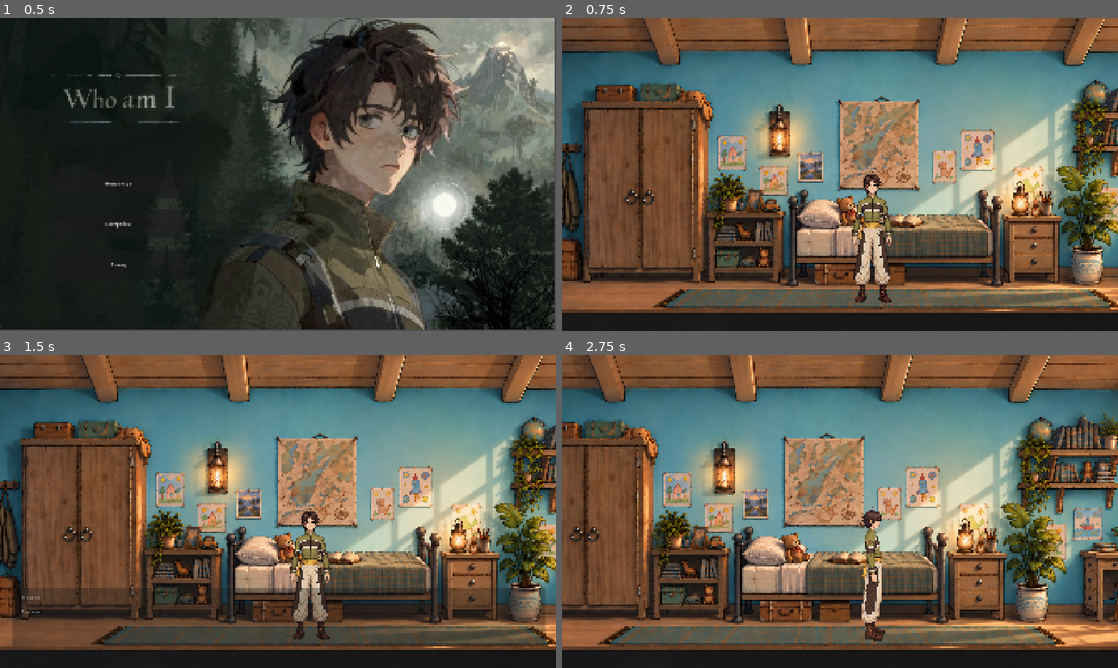
Above: before the commit, frames 1-4 (two rows, left to right).
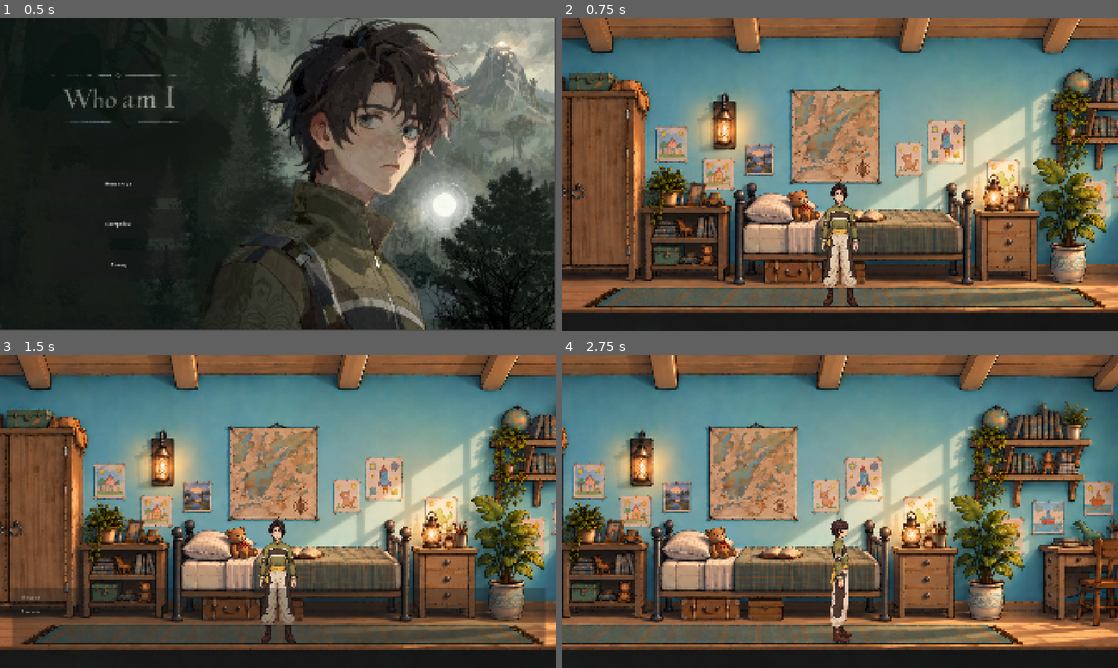
Above: after the commit, the same moments.

Repository: Alona674/WhoAmI
Game: Godot game, scene res://scenes/ui/MainMenu.tscn
Same seed, same stepped clock (60 frames per second), same inputs: the game is played once before the commit and once after it.
Inputs (mouse positions are in pixels of both pictures, inside the frame that each line leads up to):
- Up to frame 1 (0.5 s): no input
- Up to frame 2 (0.75 s): click "Новая игра" at 0.5 s
- Up to frame 3 (1.5 s): tap Enter (ui_accept) at 1.25 s; move the mouse to (400, 495) at 1.27 s; hold D (move_right) from 1.28 s (still down); hold E (interact) from 1.28 s (still down); click (400, 495) at 1.42 s
- Up to frame 4 (2.75 s): keep holding D (move_right); tap Enter (ui_accept) at 1.52, 2.27 s; move the mouse to (728, 527) at 2.02 s; release E (interact) at 2.03 s; tap E (interact) at 2.1 s

Frame 1 is identical in both runs. In frame 2, 62% of the frame differs, in the area x 0-100%, y 0-95%; in frame 3, 60%; in frame 4, 69%.

Commit message:
Unify player scale across rooms

Diff:
--- a/scenes/characters/player.tscn
+++ b/scenes/characters/player.tscn
@@ -4,35 +4,34 @@
 [ext_resource type="Texture2D" uid="uid://oema56fwcf1y" path="res://art/characters/Michael_front.png" id="2_76oj4"]
 
 [sub_resource type="RectangleShape2D" id="RectangleShape2D_whf2s"]
-size = Vector2(370.00003, 1141.2501)
+size = Vector2(72, 270)
 
 [sub_resource type="RectangleShape2D" id="RectangleShape2D_v47ap"]
-size = Vector2(373.74997, 1146.2501)
+size = Vector2(150, 400)
 
 [node name="Player" type="CharacterBody2D" unique_id=32208314]
 z_index = 1
-scale = Vector2(0.4, 0.4)
 script = ExtResource("1_yewv4")
 
 [node name="Sprite2D" type="Sprite2D" parent="." unique_id=110808135]
-position = Vector2(280, 542.50006)
-scale = Vector2(0.71728516, 0.7734375)
+position = Vector2(0, -150)
+scale = Vector2(0.18, 0.195)
 texture = ExtResource("2_76oj4")
 
 [node name="CollisionShape2D" type="CollisionShape2D" parent="." unique_id=1510550749]
-position = Vector2(287.5, 549.99994)
-scale = Vector2(0.9999997, 0.9999997)
+position = Vector2(0, -150)
 shape = SubResource("RectangleShape2D_whf2s")
 
 [node name="InteractionArea" type="Area2D" parent="." unique_id=1163850667]
 
 [node name="CollisionShape2D" type="CollisionShape2D" parent="InteractionArea" unique_id=206142140]
-position = Vector2(292.5, 547.5)
-scale = Vector2(0.99999976, 0.99999976)
+position = Vector2(0, -200)
 shape = SubResource("RectangleShape2D_v47ap")
 
 [node name="Camera2D" type="Camera2D" parent="." unique_id=380615917]
-limit_left = -374
-limit_top = 117
-limit_right = 2418
-limit_bottom = 1204
+position = Vector2(0, -270)
+zoom = Vector2(1.5, 1.5)
+limit_left = 0
+limit_top = 0
+limit_right = 2172
+limit_bottom = 724
--- a/scenes/rooms/bedroom.tscn
+++ b/scenes/rooms/bedroom.tscn
@@ -34,16 +34,17 @@
 size = Vector2(219, 726)
 
 [node name="Bedroom" type="Sprite2D" unique_id=576558266]
-position = Vector2(860, 455)
 script = ExtResource("1_thvn2")
 
 [node name="Background" type="Sprite2D" parent="." unique_id=815008149]
-position = Vector2(157.9094, 198.08923)
-scale = Vector2(1.3417742, 1.4303147)
 texture = ExtResource("2_63ydc")
+centered = false
 
 [node name="Player" parent="." unique_id=32208314 groups=["player"] instance=ExtResource("3_thvn2")]
-position = Vector2(0, 200)
+position = Vector2(1030.00000, 706.00000)
+left_limit = 80.0
+right_limit = 1995.0
+floor_y = 706.0
 
 [node name="CanvasLayer" type="CanvasLayer" parent="." unique_id=855424012]
 
@@ -55,6 +56,8 @@
 
 [node name="Teddy" type="Area2D" parent="." unique_id=2146307104]
 script = ExtResource("4_khs6t")
+position = Vector2(919.81299, 240.50654)
+scale = Vector2(0.74528, 0.69915)
 
 [node name="CollisionShape2D" type="CollisionShape2D" parent="Teddy" unique_id=229909424]
 position = Vector2(20, 324)
@@ -64,8 +67,8 @@
 script = ExtResource("7_v47ap")
 
 [node name="Mama" type="Area2D" parent="." unique_id=1098316269]
-position = Vector2(-392, 157.00003)
-scale = Vector2(0.419, 0.418)
+position = Vector2(627.66249, 350.27262)
+scale = Vector2(0.31227, 0.29224)
 script = ExtResource("8_ohr7v")
 
 [node name="Sprite2D" type="Sprite2D" parent="Mama" unique_id=140265819]
@@ -80,6 +83,8 @@
 
 [node name="Svetik" type="Area2D" parent="." unique_id=194835532]
 script = ExtResource("10_ispgn")
+position = Vector2(919.81299, 240.50654)
+scale = Vector2(0.74528, 0.69915)
 
 [node name="Sprite2D" type="Sprite2D" parent="Svetik" unique_id=1190584467]
 position = Vector2(264, 186.00003)
@@ -91,18 +96,20 @@
 shape = SubResource("RectangleShape2D_c3xs0")
 
 [node name="DoorClosed" type="Sprite2D" parent="." unique_id=1186904402]
-position = Vector2(-1295, 302.00003)
-scale = Vector2(0.47005215, 0.86482245)
+position = Vector2(-45.32705, 451.64891)
+scale = Vector2(0.35032, 0.60464)
 texture = SubResource("CompressedTexture2D_ispgn")
 
 [node name="DoorOpen" type="Sprite2D" parent="." unique_id=1414831390]
 visible = false
-position = Vector2(-653.875, 103.50001)
-scale = Vector2(0.4191081, 0.9033204)
+position = Vector2(432.49180, 312.86825)
+scale = Vector2(0.31235, 0.63155)
 texture = SubResource("CompressedTexture2D_thvn2")
 
 [node name="Teddy2" type="Area2D" parent="." unique_id=1340832972]
 script = ExtResource("12_c3xs0")
+position = Vector2(919.81299, 240.50654)
+scale = Vector2(0.74528, 0.69915)
 
 [node name="CollisionShape2D" type="CollisionShape2D" parent="Teddy2" unique_id=1176873310]
 position = Vector2(24, 334)
@@ -112,13 +119,15 @@
 script = ExtResource("12_uq8jf")
 target_scene = "uid://blpaawsoj6qqk"
 target_spawn_point = "CorridorEntryPoint"
+position = Vector2(919.81299, 240.50654)
+scale = Vector2(0.74528, 0.69915)
 
 [node name="CollisionShape2D" type="CollisionShape2D" parent="CorridorDoor" unique_id=267968618]
 position = Vector2(-1091.5, 270)
 shape = SubResource("RectangleShape2D_thvn2")
 
 [node name="BedroomEntryPoint" type="Marker2D" parent="." unique_id=327456511]
-position = Vector2(-1041, 171)
+position = Vector2(130, 706)
 
 [node name="UILayer" type="CanvasLayer" parent="." unique_id=1246127785]
 
@@ -128,4 +137,8 @@
 [connection signal="body_entered" from="Teddy2" to="Teddy2" method="_on_body_entered"]
 [connection signal="body_exited" from="Teddy2" to="Teddy2" method="_on_body_exited"]
 
+[node name="Camera2D" parent="Player" index="3"]
+limit_right = 2075
+limit_bottom = 758
+
 [editable path="Player"]
--- a/scenes/rooms/corridor.tscn
+++ b/scenes/rooms/corridor.tscn
@@ -9,10 +9,10 @@
 [ext_resource type="Script" uid="uid://ceu0h1yy7x0j0" path="res://scripts/dialogue/dialogue_manager.gd" id="5_bnshd"]
 
 [sub_resource type="RectangleShape2D" id="RectangleShape2D_a5ngl"]
-size = Vector2(2645, 955)
+size = Vector2(1982, 724)
 
 [sub_resource type="RectangleShape2D" id="RectangleShape2D_u6nsy"]
-size = Vector2(2898, 966)
+size = Vector2(2172, 724)
 
 [sub_resource type="RectangleShape2D" id="RectangleShape2D_xm07l"]
 size = Vector2(137, 530)
@@ -33,14 +33,13 @@
 script = ExtResource("1_u6nsy")
 
 [node name="background" type="Sprite2D" parent="." unique_id=1464366112]
-position = Vector2(157.909, 198.089)
-scale = Vector2(1.342, 1.342)
 texture = ExtResource("1_l4eda")
+centered = false
 
 [node name="WalkableArea" type="Area2D" parent="." unique_id=359217868]
 
 [node name="WalkCollisionShape2D" type="CollisionShape2D" parent="WalkableArea" unique_id=1385679361]
-position = Vector2(75.5, 201.5)
+position = Vector2(1086, 362)
 shape = SubResource("RectangleShape2D_a5ngl")
 disabled = true
 debug_color = Color(0, 0.6, 0.69803923, 0)
@@ -48,23 +47,15 @@
 [node name="CameraArea" type="Area2D" parent="." unique_id=80467692]
 
 [node name="CameraCollisionShape2D" type="CollisionShape2D" parent="CameraArea" unique_id=353278886]
-position = Vector2(159, 197)
+position = Vector2(1086, 362)
 shape = SubResource("RectangleShape2D_u6nsy")
 debug_color = Color(0, 0.6, 0.69803923, 0)
 
 [node name="Player" parent="." unique_id=32208314 groups=["player"] instance=ExtResource("2_u6nsy")]
-position = Vector2(1281, 99)
-left_limit = -3000.0
-
-[node name="CollisionShape2D" parent="Player/InteractionArea" parent_id_path=PackedInt32Array(32208314, 1163850667) index="0" unique_id=206142140]
-position = Vector2(292.5, 582.5)
-
-[node name="Camera2D" parent="Player" index="3" unique_id=380615917]
-zoom = Vector2(1.2, 1.2)
-limit_left = -1416
-limit_top = -235
-limit_right = 1794
-limit_bottom = 637
+position = Vector2(2070.00000, 630.00000)
+left_limit = 95.0
+right_limit = 2077.0
+floor_y = 630.0
 
 [node name="DialogueManager" parent="." unique_id=1465301247 instance=ExtResource("4_xm07l")]
 script = ExtResource("5_bnshd")
@@ -73,6 +64,8 @@
 script = ExtResource("4_jf14u")
 target_scene = "uid://cdhvfv8s0fewa"
 target_spawn_point = "BedroomEntryPoint"
+position = Vector2(968.33308, 214.39270)
+scale = Vector2(0.74516, 0.74516)
 
 [node name="bedroomdoor_collision" type="CollisionShape2D" parent="BedroomDoor" unique_id=1081347064]
 position = Vector2(1540.5, 275)
@@ -85,6 +78,8 @@
 [node name="KitchenDoor" type="Area2D" parent="." unique_id=1411205589]
 script = ExtResource("4_jf14u")
 dialogue_text = "неТ"
+position = Vector2(968.33308, 214.39270)
+scale = Vector2(0.74516, 0.74516)
 
 [node name="kitchendoor_collision" type="CollisionShape2D" parent="KitchenDoor" unique_id=1015289749]
 position = Vector2(1085.5, 252)
@@ -92,11 +87,14 @@
 debug_color = Color(0.6698354, 0.50982684, 3.85046e-07, 0.41960785)
 
 [node name="CorridorKitchEntryPoint" type="Marker2D" parent="." unique_id=179724774]
-position = Vector2(1100, 271)
+position = Vector2(1777.00000, 630.00000)
 
 [node name="BathroomDoor" type="Area2D" parent="." unique_id=1631621531]
 script = ExtResource("4_jf14u")
-dialogue_text = "Заперто. Похоже, сюда пока не попасть."
+target_scene = "res://scenes/rooms/bathroom.tscn"
+target_spawn_point = "BathroomEntryPoint"
+position = Vector2(968.33308, 214.39270)
+scale = Vector2(0.74516, 0.74516)
 
 [node name="bathroomdoor_collision" type="CollisionShape2D" parent="BathroomDoor" unique_id=844787338]
 position = Vector2(389.5, 266.5)
@@ -118,12 +116,13 @@
 debug_color = Color(0.9319053, 0.13653532, 0.55656636, 0.41960785)
 
 [node name="CorridorHallEntryPoint" type="Marker2D" parent="." unique_id=1765757469]
-position = Vector2(-360, 271)
+position = Vector2(698.00000, 630.00000)
 
 [node name="Door" type="Area2D" parent="." unique_id=1711530445]
-position = Vector2(778, 355)
+position = Vector2(1548.06483, 478.92325)
 script = ExtResource("4_jf14u")
 dialogue_text = "Мама и папа не любят когда я к ним захожу в комнату."
+scale = Vector2(0.74516, 0.74516)
 
 [node name="door_collision" type="CollisionShape2D" parent="Door" unique_id=89497929]
 position = Vector2(-1943.5, -125.5)
@@ -131,7 +130,7 @@
 debug_color = Color(0.9281145, 0.2626459, 0.14572746, 0.41960785)
 
 [node name="CorridordoorEntryPoint" type="Marker2D" parent="." unique_id=1444339798]
-position = Vector2(-1150, 271)
+position = Vector2(100.00000, 630.00000)
 
 [node name="UILayer" type="CanvasLayer" parent="." unique_id=351881992]
 
--- a/scenes/rooms/kitchen.tscn
+++ b/scenes/rooms/kitchen.tscn
@@ -2,8 +2,8 @@
 
 [ext_resource type="Script" uid="uid://c8rrokge5yrwg" path="res://scripts/core/kitchen.gd" id="1_kitchen"]
 [ext_resource type="Texture2D" uid="uid://cu46lqjsrgju2" path="res://art/rooms/kutchen/kitchen_bg.png" id="2_bg"]
-[ext_resource type="Script" uid="uid://bkfw255kjjliw" path="res://scripts/player/player.gd" id="3_player"]
-[ext_resource type="Texture2D" uid="uid://oema56fwcf1y" path="res://art/characters/Michael_front.png" id="4_player_tex"]
+[ext_resource type="PackedScene" path="res://scenes/characters/player.tscn" id="3_player"]
+
 [ext_resource type="Script" uid="uid://c001o6sh8j3j6" path="res://scripts/interaction/scales.gd" id="5_scales"]
 [ext_resource type="Texture2D" uid="uid://cahvwpuhj4t4t" path="res://art/items/scales.png" id="6_scales_tex"]
 [ext_resource type="Script" uid="uid://bycer0b6l24dj" path="res://scripts/interaction/chest.gd" id="7_chest"]
@@ -16,9 +16,6 @@
 [ext_resource type="Script" uid="uid://ceu0h1yy7x0j0" path="res://scripts/dialogue/dialogue_manager.gd" id="14_33dcn"]
 [ext_resource type="PackedScene" uid="uid://hisq1d0ohn27" path="res://scenes/ui/PauseMenu.tscn" id="14_pause"]
 [ext_resource type="Script" uid="uid://cs47lryboowoa" path="res://scripts/transitions/doors.gd" id="15_avos5"]
-
-[sub_resource type="RectangleShape2D" id="RectangleShape2D_player"]
-size = Vector2(370.00003, 1141.2501)
 
 [sub_resource type="RectangleShape2D" id="RectangleShape2D_scale"]
 size = Vector2(120, 150)
@@ -36,70 +33,54 @@
 size = Vector2(301.25, 707)
 
 [node name="Kitchen" type="Sprite2D" unique_id=120705359]
-position = Vector2(860, 455)
 script = ExtResource("1_kitchen")
 
 [node name="Background" type="Sprite2D" parent="." unique_id=1393386321]
 texture = ExtResource("2_bg")
+centered = false
 
-[node name="Player" type="CharacterBody2D" parent="." unique_id=1215251568]
-z_index = 1
-position = Vector2(0, 300)
-scale = Vector2(0.4, 0.4)
-script = ExtResource("3_player")
-
-[node name="Sprite2D" type="Sprite2D" parent="Player" unique_id=2077408604]
-position = Vector2(280, 542.50006)
-scale = Vector2(0.71728516, 0.7734375)
-texture = ExtResource("4_player_tex")
-
-[node name="CollisionShape2D" type="CollisionShape2D" parent="Player" unique_id=1789812602]
-position = Vector2(287.5, 549.99994)
-shape = SubResource("RectangleShape2D_player")
-
-[node name="Camera2D" type="Camera2D" parent="Player" unique_id=520114237]
-limit_left = -374
-limit_top = 117
-limit_right = 2418
-limit_bottom = 1204
+[node name="Player" parent="." groups=["player"] instance=ExtResource("3_player")]
+position = Vector2(1086, 630)
 
 [node name="Scales" type="Area2D" parent="." unique_id=590361436]
-position = Vector2(-400, 250)
+position = Vector2(585.00000, 420.00000)
 script = ExtResource("5_scales")
 
 [node name="Sprite2D" type="Sprite2D" parent="Scales" unique_id=1015049076]
 texture = ExtResource("6_scales_tex")
+scale = Vector2(0.07500, 0.07500)
 
 [node name="CollisionShape2D" type="CollisionShape2D" parent="Scales" unique_id=35170810]
 shape = SubResource("RectangleShape2D_scale")
 
 [node name="Chest" type="Area2D" parent="." unique_id=805968481]
-position = Vector2(500, 350)
+position = Vector2(1290.00000, 405.00000)
 script = ExtResource("7_chest")
 
 [node name="Sprite2D" type="Sprite2D" parent="Chest" unique_id=2121787468]
 texture = ExtResource("8_chest_tex")
+scale = Vector2(0.07800, 0.07800)
 
 [node name="CollisionShape2D" type="CollisionShape2D" parent="Chest" unique_id=1700780433]
 shape = SubResource("RectangleShape2D_chest")
 
 [node name="Jug" type="Area2D" parent="." unique_id=1959084477]
-position = Vector2(800, 150)
+position = Vector2(1775.00000, 395.00000)
 script = ExtResource("9_jug")
 
 [node name="Sprite2D" type="Sprite2D" parent="Jug" unique_id=504355102]
-scale = Vector2(0.6, 0.6)
+scale = Vector2(0.09000, 0.09000)
 texture = ExtResource("10_jug_tex")
 
 [node name="CollisionShape2D" type="CollisionShape2D" parent="Jug" unique_id=731092936]
 shape = SubResource("RectangleShape2D_jug")
 
 [node name="Pan" type="Area2D" parent="." unique_id=824708977]
-position = Vector2(-100, 400)
+position = Vector2(1705.00000, 325.00000)
 script = ExtResource("11_pan")
 
 [node name="Sprite2D" type="Sprite2D" parent="Pan" unique_id=797017784]
-scale = Vector2(0.8, 0.8)
+scale = Vector2(0.07000, 0.07000)
 texture = ExtResource("12_pan_tex")
 
 [node name="CollisionShape2D" type="CollisionShape2D" parent="Pan" unique_id=1276094175]
@@ -117,5 +98,5 @@
 script = ExtResource("15_avos5")
 
 [node name="CollisionShape2D" type="CollisionShape2D" parent="CorridorDoor" unique_id=926800541]
-position = Vector2(933.375, 142.5)
+position = Vector2(2020, 420)
 shape = SubResource("RectangleShape2D_33dcn")
--- a/scripts/player/player.gd
+++ b/scripts/player/player.gd
@@ -5,8 +5,10 @@
 var can_move: bool = true
 
 # Границы, в которых может ходить Михаил
-@export var left_limit: float = -330.0
-@export var right_limit: float = 2100.0
+@export var left_limit: float = 95.0
+@export var right_limit: float = 2075.0
+# Player.position is the feet position in every room.
+@export var floor_y: float = 630.0
 
 @onready var sprite: Sprite2D = $Sprite2D
 @onready var interaction_area: Area2D = $InteractionArea
@@ -21,6 +23,7 @@
 
 
 func _ready() -> void:
+	global_position.y = floor_y
 	if not GameState.has_pending_player_position:
 		return
 
@@ -33,6 +36,8 @@
 		return
 
 	global_position = GameState.saved_player_position
+	# Older saves used a sprite-origin position instead of the floor anchor.
+	global_position.y = floor_y
 	GameState.has_pending_player_position = false
 
 
